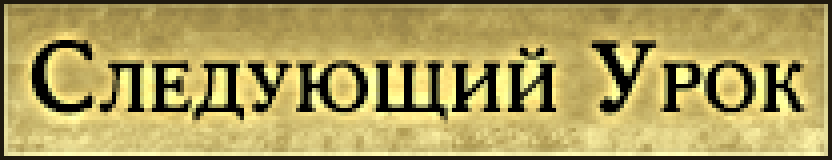
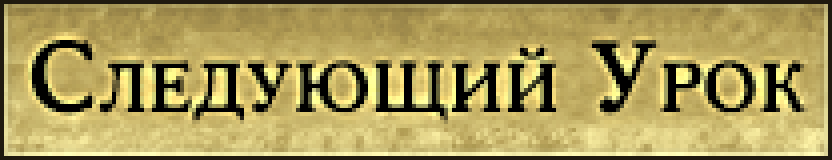
Layer changes from the first 832px x 160px image to the second:
pixels changed over [left=16, top=24, right=816, bottom=136] (layer not identified)
